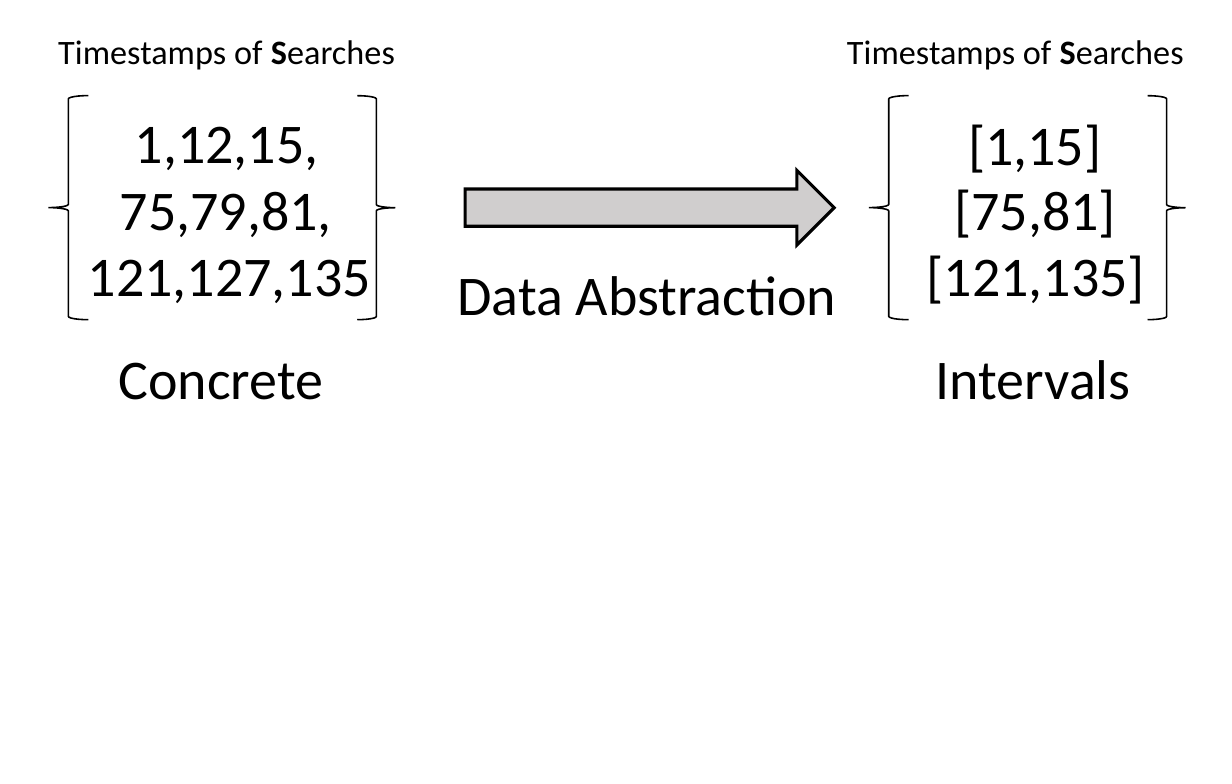
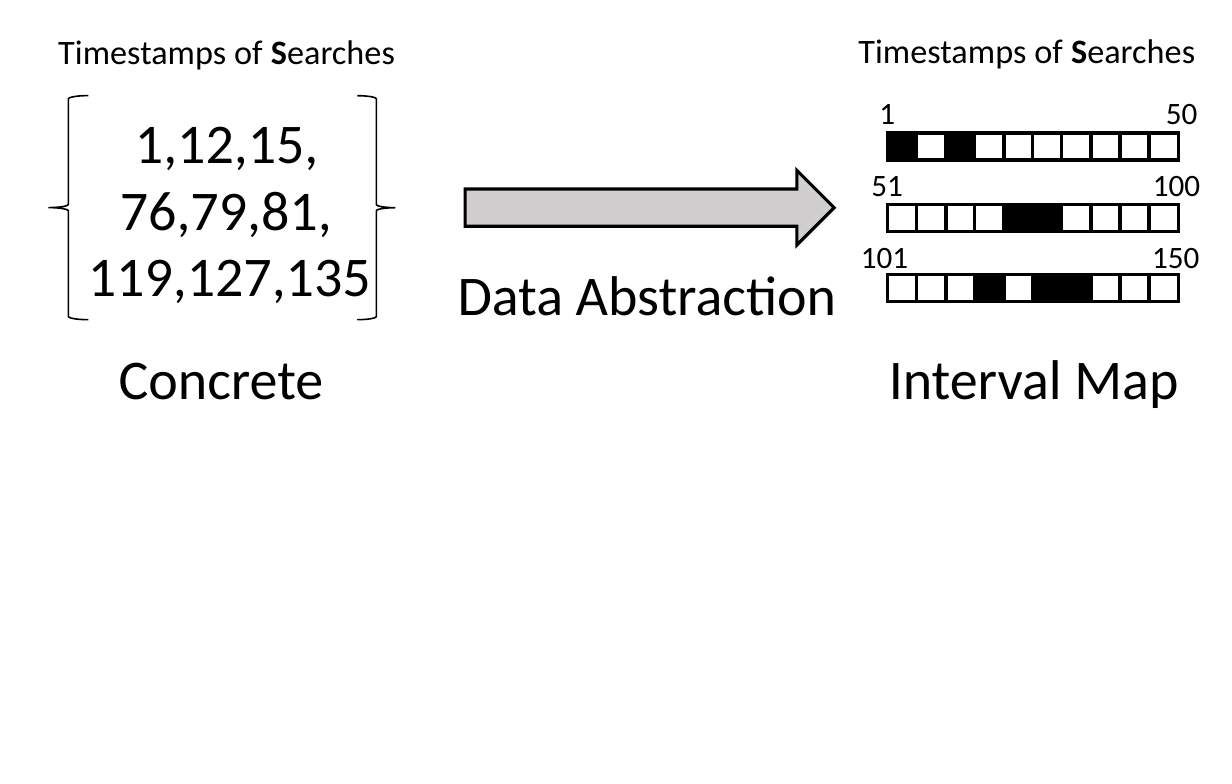
Before and after one commit to daniellupei/abstract_pattern_matching, a slide deck: slide 1 of graphs/motivation.pptx. Drawn at 1232x784 pixels with LibreOffice and Linux fonts; fonts in the diff are those of the drawing. Boxes give left, top, right and bottom in pixels: in the first picture for what was removed or moved away, otherwise in the second. Text is boxed around its words. In the diff, an @@ line names an element or a change of style, - is before the commit and + after.

```diff
--- a/graphs/motivation.pptx
+++ b/graphs/motivation.pptx
@@ text "Timestamps of Searches": place and size @@
-text "Timestamps of Searches" at (847,40,1184,70)
+text "Timestamps of Searches" at (858,39,1195,69)
@@ left brace removed at (869,96,909,320) @@
@@ text at (879,104,895,132): text changed; size 18 to 10 pt @@
-[1,15]
+1
@@ right brace removed at (1147,96,1185,320) @@
@@ text at (120,191,332,237): text changed @@
-75,79,81,
+76,79,81,
@@ text removed at (954,189,1116,238) @@
-[75,81]
@@ text at (88,259,371,303): text changed @@
-121,127,135
+119,127,135
@@ text removed at (927,255,1145,304) @@
-[121,135]
@@ group added at (861,104,1200,302): 30 rectangles, 5 texts @@
+50
+51
+100
+101
+150
@@ text at (889,360,1178,408): text changed @@
-Intervals
+Interval Map
```
Also in this commit, not shown: 2 other files.
